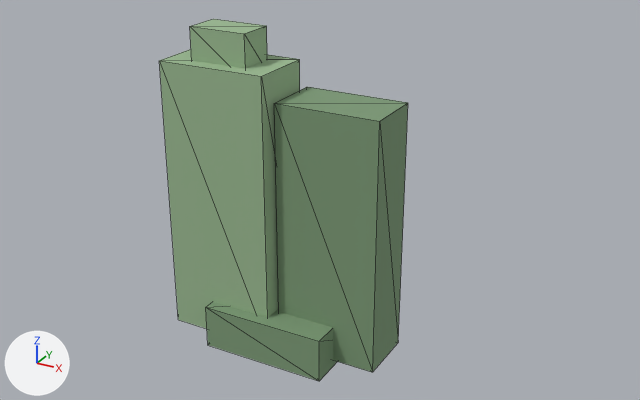
An edit to the glTF model assets/models/materials/materials_wolfear_herb.glb, drawn before and after from the same camera.
Both versions are drawn from a 50 mm lens placed at (0.343, -0.562, 0.42), pointed at (0.023, 0.019, 0.13). The axes (+X, +Y, +Z) are drawn at lower left. The lights are the same throughout. The picture after the commit comes second. Mesh edges are drawn as thin lines. Where no turn or scale is listed for an object, it has been applied to the vertices. Vertices at exactly the same position are counted once.

Names of what the first picture shows: 'base', 'ear_l', 'ear_r', 'tip_l'.
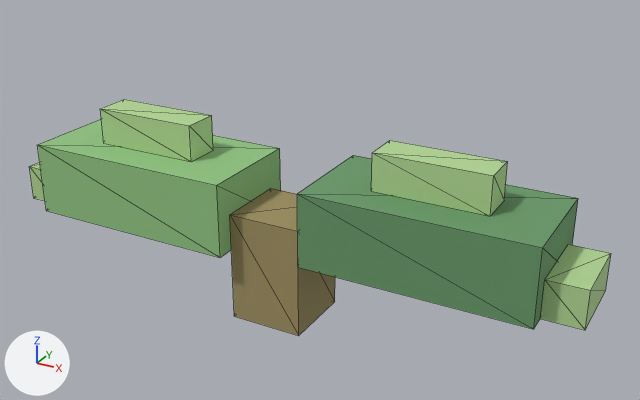
The change in detail:
Material 'we_vein' (mat_we_vein) is new.
Its base color is (0.45, 0.68, 0.3) (green #b3d795).
Its roughness is 0.75.
Material 'we_stem' (mat_we_stem) is new.
Its base color is (0.35, 0.28, 0.12) (yellow #a09061).
Its roughness is 0.88.
Material 'we_dark' (mat_we_dark) is new.
Its base color is (0.14, 0.32, 0.14) (green #699969).
Its roughness is 0.85.
Material 'we_leaf' (mat_we_leaf) is new.
Its base color is (0.28, 0.55, 0.22) (green #90c481).
Its roughness is 0.82.
me_立方体_005 is used by ob_tip_l; location (-0.0469, 0.0, 0.25).
me_立方体_005 had 8 vertices, 12 faces and spanned x -0.025..0.025, y -0.0156..0.0156, z -0.0188..0.0188.
me_立方体_005 now has 8 vertices, 12 faces and spans x -0.0156..0.0156, y -0.0312..0.0312, z -0.0156..0.0156.
me_立方体_005 part 1: the whole mesh is scaled about its middle by (0.625, 2, 0.833).
me_立方体_003 is used by ob_vein_r; location (0.0469, 0.0094, 0.1187).
me_立方体_003 had 8 vertices, 12 faces and spanned x -0.007..0.007, y -0.007..0.007, z -0.086..0.086.
me_立方体_003 now has 8 vertices, 12 faces and spans x -0.047..0.047, y -0.016..0.016, z -0.016..0.016.
me_立方体_003 part 2: the whole mesh is scaled about its middle by (6.67, 2.22, 0.182).
Mesh me_立方体_004_1 is new.
It is a box spanning x -0.0156..0.0156, y -0.0312..0.0312, z -0.0156..0.0156.
It uses material mat_we_vein (green #b3d795).
Mesh me_立方体_1 is new.
It is a box spanning x -0.0312..0.0312, y -0.0312..0.0312, z -0.0469..0.0469.
It uses material mat_we_stem (yellow #a09061).
Mesh me_立方体_002_1 is new.
It is a box spanning x -0.094..0.094, y -0.047..0.047, z -0.031..0.031.
It uses material mat_we_dark (green #699969).
Mesh me_立方体_001_1 is new.
It is a box spanning x -0.094..0.094, y -0.047..0.047, z -0.031..0.031.
It uses material mat_we_leaf (green #90c481).
Object 'base' (ob_base) is deleted.
Object 'ear_l' (ob_ear_l) is deleted.
Object 'ear_r' (ob_ear_r) is deleted.
Object 'tip_l' (ob_tip_l) moves from (-0.0469, 0.0, 0.25) to (-0.2344, 0.0, 0.1094).
Object 'vein_l' (ob_vein_l) moves from (-0.0469, 0.0, 0.1312) to (-0.125, 0.0, 0.1719).
Object 'vein_r' (ob_vein_r) moves from (0.0469, 0.0094, 0.1187) to (0.125, 0.0156, 0.1719).
Object 'tip_r' (ob_tip_r) is new; it shows me_立方体_004_1.
Its location is (0.2344, 0.0156, 0.1094).
Object 'stem' (ob_stem) is new; it shows me_立方体_1.
Its location is (0.0, 0.0, 0.0781).
Object 'leaf_r' (ob_leaf_r) is new; it shows me_立方体_002_1.
Its location is (0.125, 0.0156, 0.125).
Object 'leaf_l' (ob_leaf_l) is new; it shows me_立方体_001_1.
Its location is (-0.125, 0.0, 0.125).

Changed parts and their boxes [x1, y1, x2, y2] in the pictures (640 x 400 px):
'ear_r', deleted
    before: [274, 87, 408, 372]
'leaf_r', added (green)
    after: [297, 155, 578, 329]
'ear_l', deleted
    before: [159, 49, 300, 329]
'leaf_l', added (green)
    after: [37, 119, 281, 258]
'stem', added (yellow)
    after: [230, 188, 335, 336]
'vein_r', moved, rescaled (not visible before)
    after: [371, 140, 508, 216]
'base', deleted
    before: [206, 302, 338, 381]
'vein_l', moved (not visible before)
    after: [100, 99, 213, 162]
'tip_r', added (green)
    after: [540, 244, 611, 330]
'tip_l', moved, rescaled
    before: [190, 19, 267, 69]
    after: [29, 162, 45, 201]
